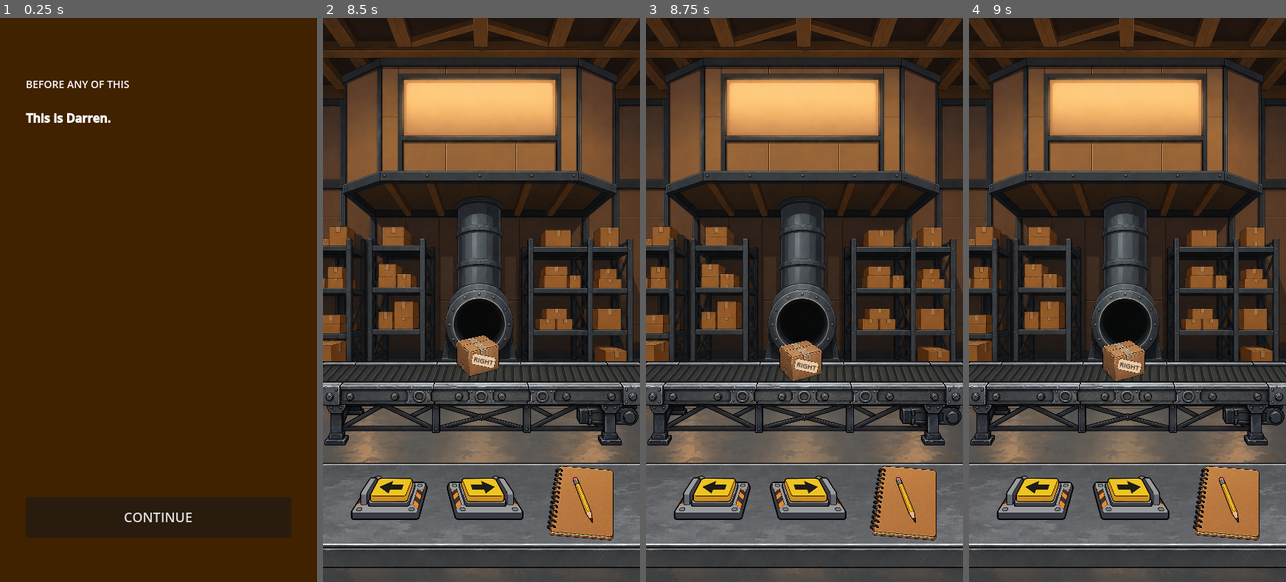
Above: before the commit, frames 1-4 (left to right).
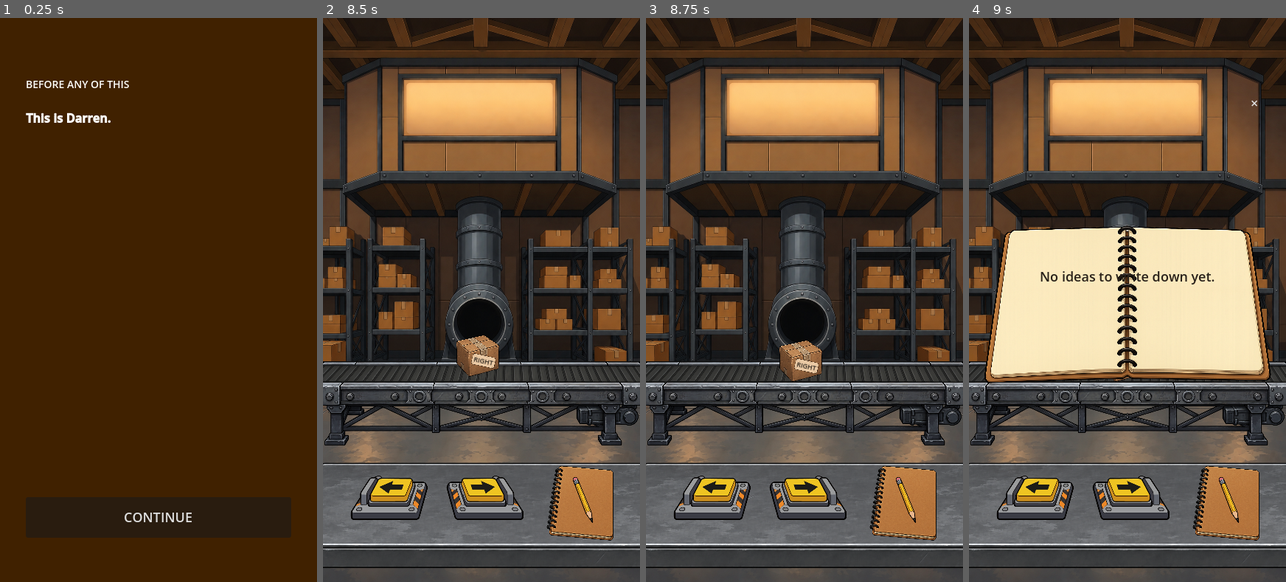
Above: after the commit, the same moments.

Repository: patrickcallahancomedy/comedian
Game: Godot game, scene res://scenes/story/opening_story.tscn
Two runs of this game, one before a commit and one after it. Both use one fixed random seed, a clock stepped at 60 frames per second and the inputs below.
Inputs (mouse positions are in pixels of both pictures, inside the frame that each line leads up to):
- Up to frame 1 (0.25 s): no input
- Up to frame 2 (8.5 s): click "CONTINUE" at 0.5 s; click "CONTINUE" at 1.25 s; click "CONTINUE" at 2 s; tap Enter at 2.75, 6.5 s; move the mouse to (551, 271) at 2.77 s; click (551, 271) at 2.92 s; tap Space at 3.5, 7.25 s; move the mouse to (418, 328) at 3.52 s; click (418, 328) at 3.67 s; click "CONTINUE" at 4.25 s; click "CONTINUE" at 5 s; click "CONTINUE" at 5.75 s; move the mouse to (513, 175) at 6.52 s; click (513, 175) at 6.67 s; move the mouse to (465, 412) at 7.27 s; click (465, 412) at 7.42 s; click "CLOCK IN" at 8 s
- Up to frame 3 (8.75 s): no input
- Up to frame 4 (9 s): click (1232, 497) at 8.75 s

Frames 1-3 are identical in both runs. In frame 4, 22% of the frame differs, in the area x 4-96%, y 14-65%.

Commit message:
Wire notebook interaction and first idea save

Diff:
--- a/godot/scripts/boxes/boxes_module.gd
+++ b/godot/scripts/boxes/boxes_module.gd
@@ -1,19 +1,27 @@
 extends Control
 
 const THOUGHT_BUBBLE_TEXTURE = preload("res://assets/boxes/E45CC4E6-9696-43E3-8029-2CAAF946E8B9.png")
+const FIRST_THOUGHT := "I wonder why they call it a lunch break when I never stop being tired."
 
 @onready var left_button_art: TextureRect = $GameplayLayer/LeftButton
 @onready var right_button_art: TextureRect = $GameplayLayer/RightButton
 
 @onready var left_hitbox: Button = $GameplayLayer/LeftHitbox
 @onready var right_hitbox: Button = $GameplayLayer/RightHitbox
+@onready var notebook_hitbox: Button = $GameplayLayer/NotebookHitbox
 
 @onready var belt: TextureRect = $GameplayLayer/Belt
 @onready var box_current: TextureRect = $GameplayLayer/BoxCurrent
 @onready var box_routed: TextureRect = $GameplayLayer/BoxRouted
 @onready var destination_label: Label = $GameplayLayer/BoxCurrent/DestinationTag/DestinationLabel
 @onready var route_feedback: Label = $GameplayLayer/RouteFeedback
+
 @onready var thought_bubble: TextureRect = $HUDLayer/ThoughtBubble
+@onready var thought_text: Label = $HUDLayer/ThoughtBubble/ThoughtText
+@onready var notebook_overlay: Control = $HUDLayer/NotebookOverlay
+@onready var notebook_thought: Label = $HUDLayer/NotebookOverlay/NotebookThought
+@onready var write_idea_button: Button = $HUDLayer/NotebookOverlay/WriteIdeaButton
+@onready var close_notebook_button: Button = $HUDLayer/NotebookOverlay/CloseNotebookButton
 
 var belt_start_position: Vector2
 var box_spawn_position: Vector2
@@ -22,7 +30,11 @@
 var correct_routes := 0
 var wrong_routes := 0
 var boxes_routed := 0
+var ideas_saved := 0
 var first_thought_shown := false
+var active_thought := ""
+var notebook_open := false
+var box_waiting_for_route := false
 
 const ROUTE_DURATION := 1.0
 const BELT_SHIFT_RATIO := 0.06
@@ -40,21 +52,28 @@
 	box_spawn_position = box_current.position
 	box_ready_position = box_routed.position
 	thought_bubble.texture = THOUGHT_BUBBLE_TEXTURE
+	thought_text.text = FIRST_THOUGHT
 	_assign_destination()
+
 	route_feedback.hide()
 	thought_bubble.hide()
+	notebook_overlay.hide()
+	write_idea_button.hide()
 
 	left_hitbox.button_down.connect(_on_left_down)
 	left_hitbox.button_up.connect(_on_left_up)
-
 	right_hitbox.button_down.connect(_on_right_down)
 	right_hitbox.button_up.connect(_on_right_up)
+
+	notebook_hitbox.pressed.connect(_open_notebook)
 	thought_bubble.gui_input.connect(_on_thought_bubble_input)
+	write_idea_button.pressed.connect(_write_active_thought)
+	close_notebook_button.pressed.connect(_close_notebook)
 
 	box_routed.hide()
-
-	left_hitbox.disabled = true
-	right_hitbox.disabled = true
+	left_hitbox.disabled = true
+	right_hitbox.disabled = true
+	notebook_hitbox.disabled = true
 
 	var tween = create_tween()
 	tween.tween_property(box_current, "position", box_ready_position, 0.5)
@@ -67,8 +86,10 @@
 
 
 func _on_box_ready() -> void:
+	box_waiting_for_route = true
 	left_hitbox.disabled = false
 	right_hitbox.disabled = false
+	notebook_hitbox.disabled = false
 
 
 func _on_left_down() -> void:
@@ -90,8 +111,13 @@
 
 
 func _route_box(direction: String) -> void:
-	left_hitbox.disabled = true
-	right_hitbox.disabled = true
+	if notebook_open:
+		return
+
+	box_waiting_for_route = false
+	left_hitbox.disabled = true
+	right_hitbox.disabled = true
+	notebook_hitbox.disabled = true
 	boxes_routed += 1
 	print("Boxes routed: ", boxes_routed)
 
@@ -157,12 +183,14 @@
 
 
 func _start_next_box() -> void:
+	box_waiting_for_route = false
 	box_current.show()
 	box_current.position = box_spawn_position
 	_assign_destination()
 
 	left_hitbox.disabled = true
 	right_hitbox.disabled = true
+	notebook_hitbox.disabled = true
 
 	var tween = create_tween()
 	tween.tween_property(box_current, "position", box_ready_position, 0.5)
@@ -170,8 +198,10 @@
 
 
 func _show_first_thought() -> void:
-	left_hitbox.disabled = true
-	right_hitbox.disabled = true
+	active_thought = FIRST_THOUGHT
+	left_hitbox.disabled = true
+	right_hitbox.disabled = true
+	notebook_hitbox.disabled = false
 	thought_bubble.modulate.a = 0.0
 	thought_bubble.show()
 
@@ -180,17 +210,71 @@
 
 
 func _on_thought_bubble_input(event: InputEvent) -> void:
-	if not thought_bubble.visible:
+	if not thought_bubble.visible or notebook_open:
 		return
 
 	if event is InputEventMouseButton:
 		if event.pressed and event.button_index == MOUSE_BUTTON_LEFT:
-			_dismiss_first_thought()
+			_open_notebook()
 	elif event is InputEventScreenTouch:
 		if event.pressed:
-			_dismiss_first_thought()
-
-
-func _dismiss_first_thought() -> void:
+			_open_notebook()
+
+
+func _open_notebook() -> void:
+	if notebook_open:
+		return
+
+	notebook_open = true
+	left_hitbox.disabled = true
+	right_hitbox.disabled = true
+	notebook_hitbox.disabled = true
 	thought_bubble.hide()
+
+	if active_thought.is_empty():
+		notebook_thought.text = "No ideas to write down yet."
+		write_idea_button.hide()
+	else:
+		notebook_thought.text = active_thought
+		write_idea_button.show()
+
+	notebook_overlay.modulate.a = 0.0
+	notebook_overlay.show()
+
+	var tween = create_tween()
+	tween.tween_property(notebook_overlay, "modulate:a", 1.0, 0.15)
+
+
+func _close_notebook() -> void:
+	if not notebook_open:
+		return
+
+	notebook_open = false
+	notebook_overlay.hide()
+
+	# During the first thought tutorial, closing without saving returns the
+	# player to the thought instead of silently throwing the idea away.
+	if not active_thought.is_empty():
+		thought_bubble.show()
+		notebook_hitbox.disabled = false
+		return
+
+	if box_waiting_for_route:
+		left_hitbox.disabled = false
+		right_hitbox.disabled = false
+		notebook_hitbox.disabled = false
+
+
+func _write_active_thought() -> void:
+	if active_thought.is_empty():
+		return
+
+	ideas_saved += 1
+	print("Ideas saved: ", ideas_saved)
+	active_thought = ""
+	notebook_open = false
+	notebook_overlay.hide()
+	thought_bubble.hide()
+	notebook_hitbox.disabled = true
+
 	_start_next_box()
